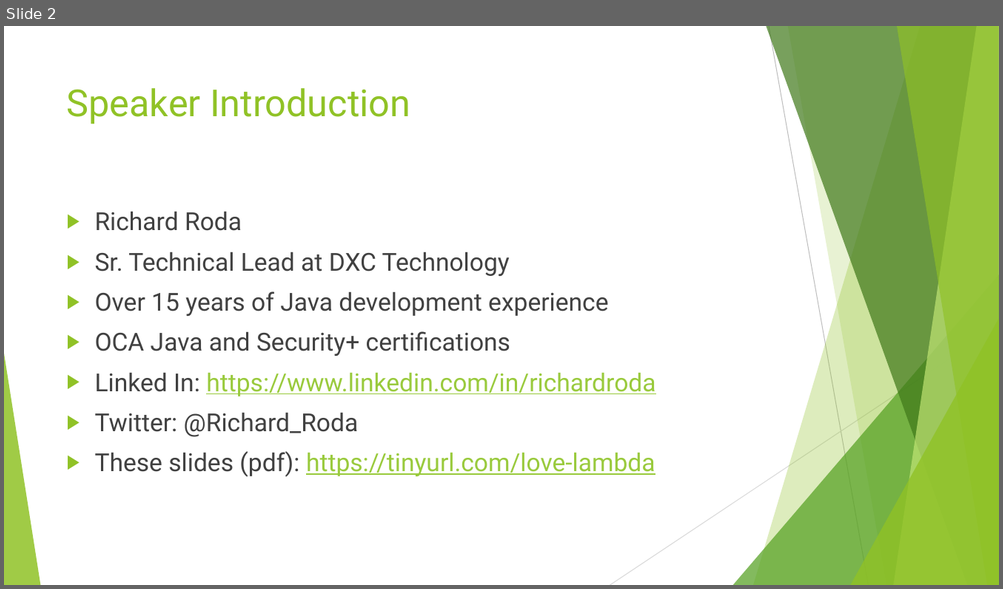
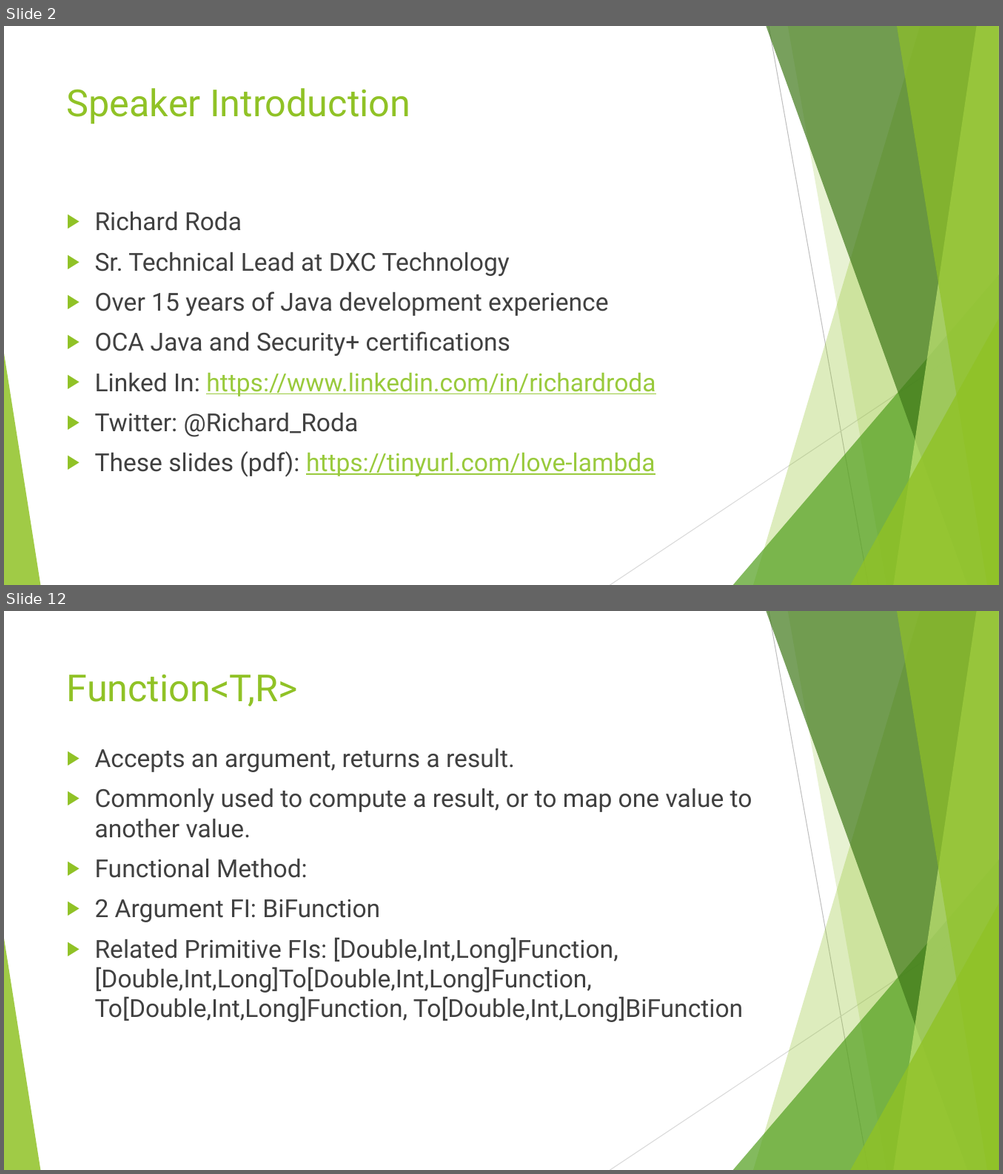
Before and after one commit to RichardRoda/2017-CodePaLOUsa-Lambda, a slide deck: Learning to Love the Lambda in the Stream.pptx. Shown one above the other, each under a label of ours: slide 2 before the commit, slides 2 and 12 after it; the slides between them are not shown. The pictures are 1003x589 and 1003x1174 pixels, drawn with LibreOffice and Linux fonts; fonts in the diff are those of the drawing. Boxes give left, top, right and bottom in pixels: in the first picture for what was removed or moved away, otherwise in the second. Text is boxed around its words. In the diff, an @@ line names an element or a change of style, - is before the commit and + after.

Commit message:
Complete discussion of Functional Interfaces (FIs).  Starting discussion of streams.

```diff
--- a/Learning to Love the Lambda in the Stream.pptx
+++ b/Learning to Love the Lambda in the Stream.pptx
@@ slide 12 added at (4,611,999,1170), background #FFFFFF; not listed: 10 template elements that a slide beside it also shows @@
@@ title added at (67,674,298,706), 36 pt, text #90C226 @@
+Function<T,R>
@@ text added at (95,749,752,1022), 24 pt, text #404040 @@
+▶ Accepts an argument, returns a result.
+▶ Commonly used to compute a result, or to map one value to another value.
+▶ Functional Method:
+▶ 2 Argument FI: BiFunction
+▶ Related Primitive FIs: [Double,Int,Long]Function, [Double,Int,Long]To[Double,Int,Long]Function, To[Double,Int,Long]Function, To[Double,Int,Long]BiFunction
```
Also in this commit, not shown: 4 slides changed, 7 other slides added, 2 other files.
